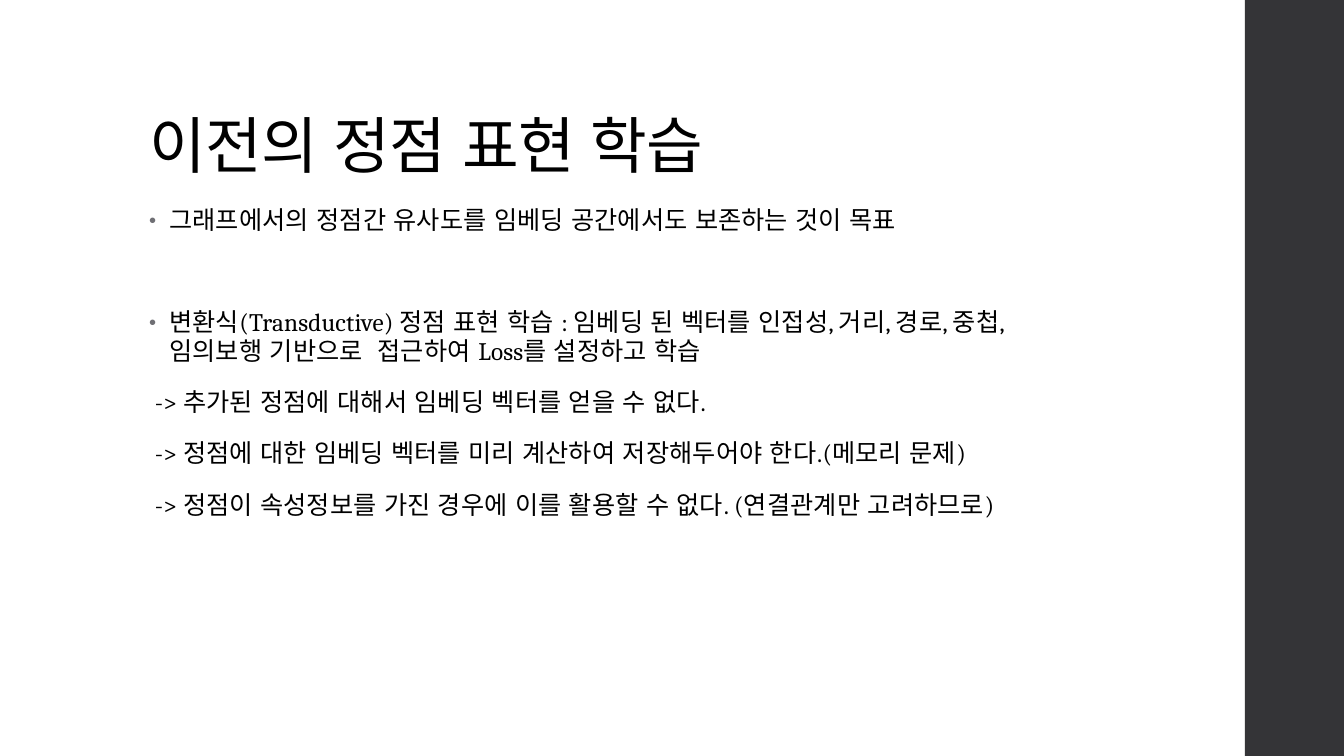
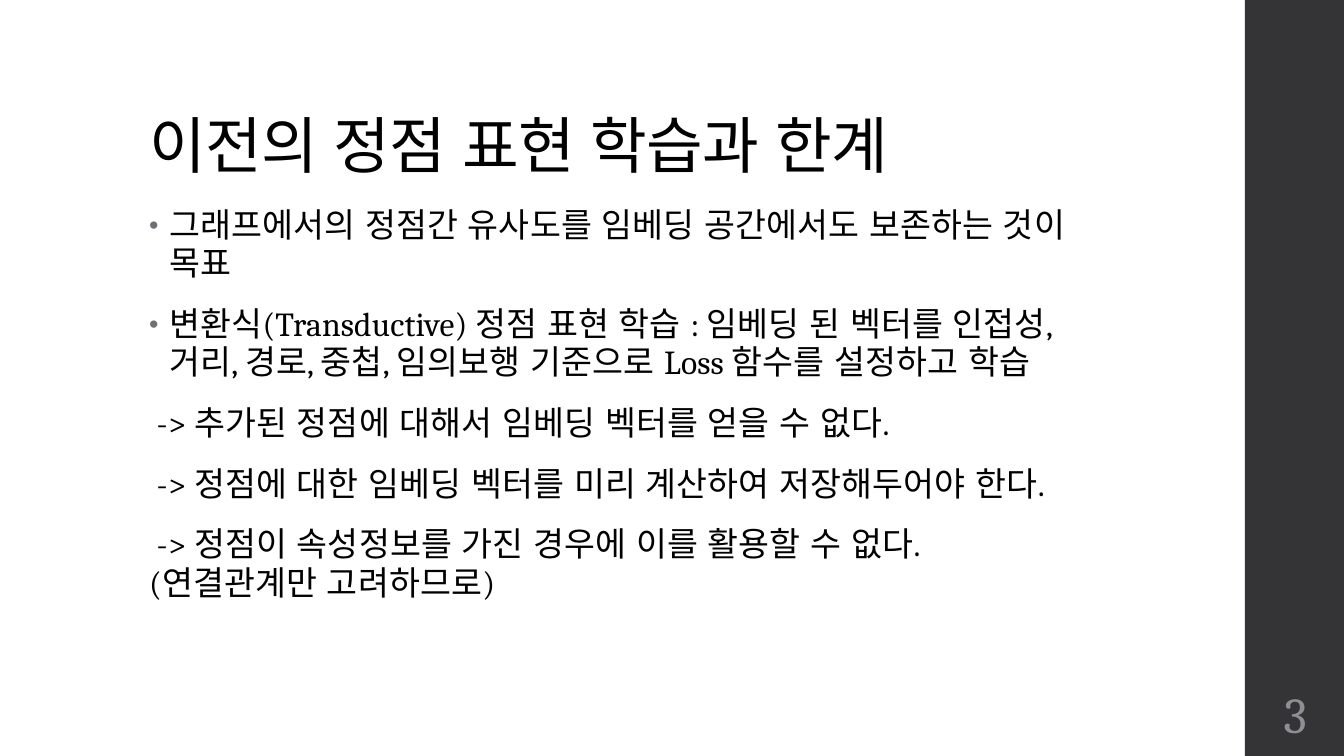
Before and after one commit to team-fairy/JunCheol, a slide deck: slide 3 of Presentation_resource/GNN.pptm (slide 2 before the commit). Drawn at 1344x756 pixels with LibreOffice and Linux fonts; fonts in the diff are those of the drawing. Boxes give left, top, right and bottom in pixels: in the first picture for what was removed or moved away, otherwise in the second. Text is boxed around its words. In the diff, an @@ line names an element or a change of style, - is before the commit and + after.

```diff
--- a/Presentation_resource/GNN.pptm
+++ b/Presentation_resource/GNN.pptm
@@ title at box(149, 116, 888, 173): text changed @@
-이전의 정점 표현 학습
+이전의 정점 표현 학습과 한계
@@ text at box(149, 209, 1065, 600): size 18 to 24 pt in "그래프에서의 정점간 유사도를 임베딩 공간에서도 보존하는 것이 ...", "-> 추가된 정점에 대해서 임베딩 벡터를 얻을 ...", "-> 정점이 속성정보를 가진 경우에 이를 활용할 ..." @@
@@ text at box(169, 308, 1053, 379): text changed; size 18 to 24 pt @@
-• 변환식(Transductive) 정점 표현 학습 : 임베딩 된 벡터를 인접성, 거리, 경로, 중첩, 임의보행 기반으로 접근하여 Loss를 설정하고 학습
+• 변환식(Transductive) 정점 표현 학습 : 임베딩 된 벡터를 인접성, 거리, 경로, 중첩, 임의보행 기준으로 Loss 함수를 설정하고 학습
@@ text at box(194, 468, 1045, 499): text changed; size 18 to 24 pt @@
--> 정점에 대한 임베딩 벡터를 미리 계산하여 저장해두어야 한다.(메모리 문제)
+-> 정점에 대한 임베딩 벡터를 미리 계산하여 저장해두어야 한다.
@@ page number added at box(1284, 699, 1307, 733), 36 pt, text #8E8E94 @@
+3
```
Also in this commit, not shown: 5 other slides changed, 13 slides added, 5 slides removed.
